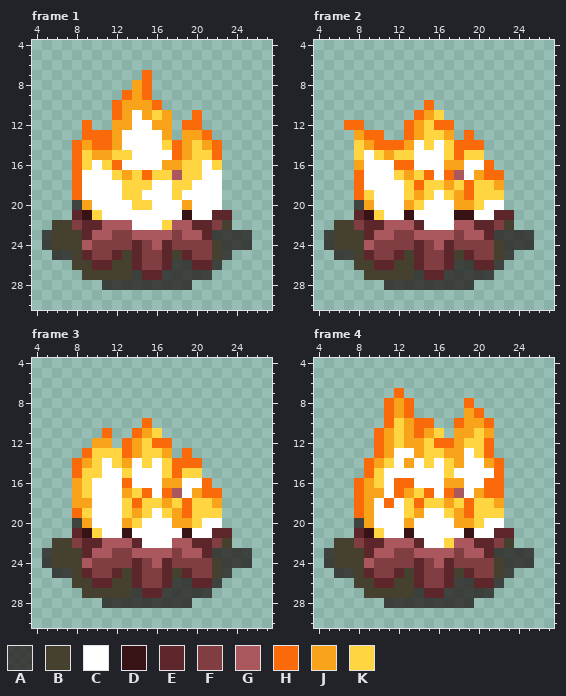
Two states of a pixel-art file, client/game/assets/aseprite/fireplace.aseprite. This is how it looked before the edit.
32x32 pixels, 12 frames. Shown: frame 1: x 4..27, y 4..30; frame 2: x 4..27, y 4..30; frame 3: x 4..27, y 4..30; frame 4: x 4..27, y 4..30. The commit also changed other frames, which this record leaves out.
Palette (. is transparent): A #221c1ac2  B #45412e  C #ffffff  D #381316  E #5c262a  F #803e43  G #aa585e  H #fa6a0a  J #f9a31b  K #ffd541
After the commit:
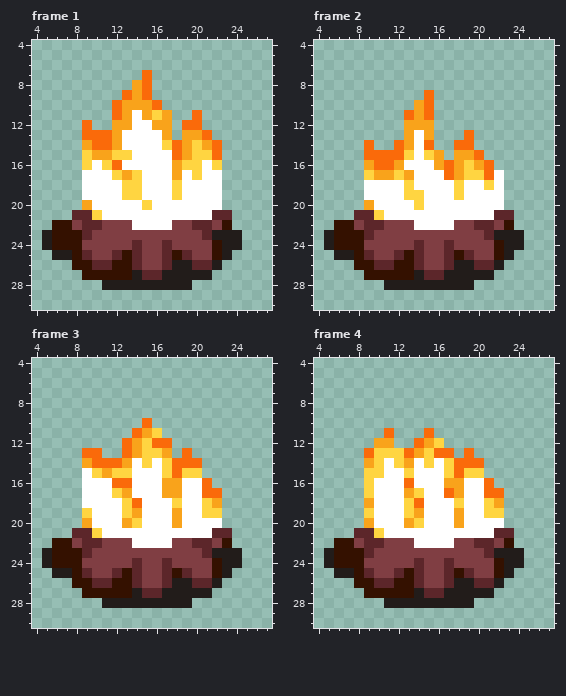
The exact change:
layer "flame" removed
colour A: #221c1ac2 -> #221c1a
colour B: #45412e -> #341100
Changed rows in their new state; - is a pixel that keeps its letter.
Frame 1:
first column x 8:
14 .-----------------
15 .-----------------
16 .--------C--------
17 .------CCCJC------
18 .------C---C------
19 .-----------------
20 .-----C----C------
21 -E---------C------
22 ---FFF---CFF------
23 --FF--FFFF-FF----.
24 -F------F--------.
Frame 2:
first column x 7:
 9 --------H----------
10 -------J-----------
11 ------HJH.---------
12 ..----J-J..--------
13 -...--JCJ..--------
14 -.H..---H..--.-----
15 -.HHHH--KJ.JJH-----
16 -.JHHJC--JH-KJ-----
17 -.KJJ--CC--JKK-C---
18 -.-----CCCC-CC-C---
19 -.C----KC-CKCCCC---
20 -.----C----CCC-----
21 --E---C----CC------
22 ----FFFC---FF------
23 ---FF--FFFF-FF----.
24 --F------F--------.
Frame 3:
first column x 8:
11 ---.--------------
12 --..--------------
13 --H..-------------
14 .-HHH-------------
15 .C-JK-------------
16 .C--H-------------
17 .C--K-CC-JJ-C-----
18 .C-----CCC-CC-----
19 .------C-C-CC-----
20 .----------CC-----
21 -E---C-----C------
22 ---FFFC---FF------
23 --FF--FFFF-FF----.
24 -F------F--------.
Frame 4:
first column x 8:
 7 ----.-------------
 8 ---...-----.------
 9 ---...-----..-----
10 ---.....--....----
11 --.H...H.-....----
12 --J-..HJK.....----
13 -HKKKH--HH.H..----
14 -JKCK-----HHH..---
15 -K---K----HKK..---
16 .KC-C---------.---
17 .KC-C--C--J-C-----
18 .--C---CCC-CC-----
19 .K-------C-CC-----
20 .-----K----CC-----
21 -E---C-----C------
22 ---FFFC--CFF------
23 --FF--FFFF-FF----.
24 -F------F--------.
Pixel boxes of the changes (left, top, right, bottom) in both pictures:
changed: (42, 140, 252, 290)
changed: (324, 90, 534, 290)
changed: (42, 428, 252, 608)
changed: (324, 388, 534, 608)
